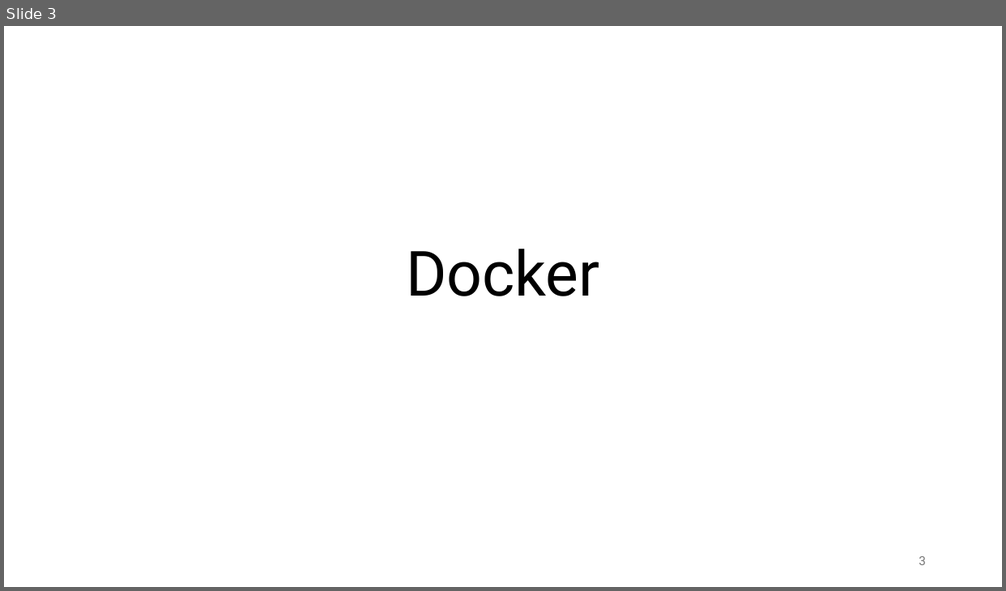
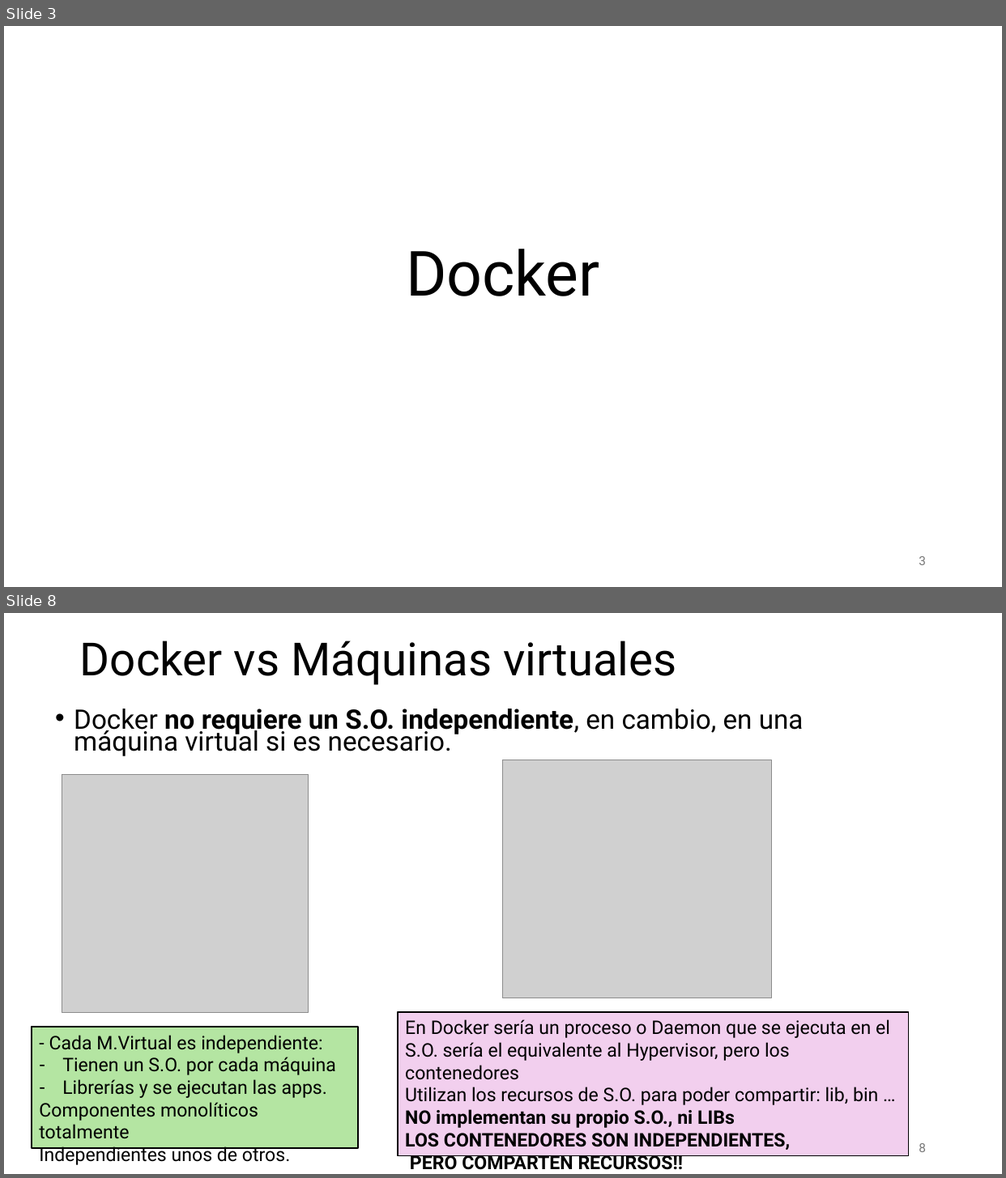
Before and after one commit to aldebarran22/CURSO_CPP_SERVICIOS_30H, a slide deck: doc/7_Despliegue_microservicios_docker_kubernetes.pptx. Shown one above the other, each under a label of ours: slide 3 before the commit, slides 3 and 8 after it; the slides between them are not shown. The pictures are 1006x591 and 1006x1178 pixels, drawn with LibreOffice and Linux fonts; fonts in the diff are those of the drawing; grey boxes stand for pictures. Boxes give left, top, right and bottom in pixels: in the first picture for what was removed or moved away, otherwise in the second. Text is boxed around its words. In the diff, an @@ line names an element or a change of style, - is before the commit and + after.

```diff
--- a/doc/7_Despliegue_microservicios_docker_kubernetes.pptx
+++ b/doc/7_Despliegue_microservicios_docker_kubernetes.pptx
@@ slide 8 added at <box>4,613,1002,1174</box>, background #FFFFFF @@
@@ title added at <box>80,641,677,685</box>, 44 pt, text #000000 @@
+Docker vs Máquinas virtuales
@@ text added at <box>74,709,803,756</box>, 25.9 pt, text #000000 @@
+• Docker no requiere un S.O. independiente, en cambio, en una máquina virtual si es necesario.
@@ picture added at <box>62,775,308,1013</box> @@
@@ picture added at <box>503,760,771,998</box> @@
@@ rectangle added at <box>398,1013,908,1157</box>, fill #F2CFEE, outline #000000 1.25 pt, 18 pt, text #000000 @@
+En Docker sería un proceso o Daemon que se ejecuta en el
+S.O. sería el equivalente al Hypervisor, pero los contenedores
+Utilizan los recursos de S.O. para poder compartir: lib, bin …
+NO implementan su propio S.O., ni LIBs
+LOS CONTENEDORES SON INDEPENDIENTES,
+PERO COMPARTEN RECURSOS!!
@@ rectangle added at <box>32,1028,358,1149</box>, fill #B4E5A2, outline #000000 1.5 pt, 18 pt, text #000000 @@
+- Cada M.Virtual es independiente:
+– Tienen un S.O. por cada máquina
+– Librerías y se ejecutan las apps.
+Componentes monolíticos totalmente
+Independientes unos de otros.
@@ page number added at <box>918,1144,926,1152</box>, 12 pt, text #797979 @@
+8
```
Also in this commit, not shown: 2 slides changed, 42 other slides added, 18 other files.
